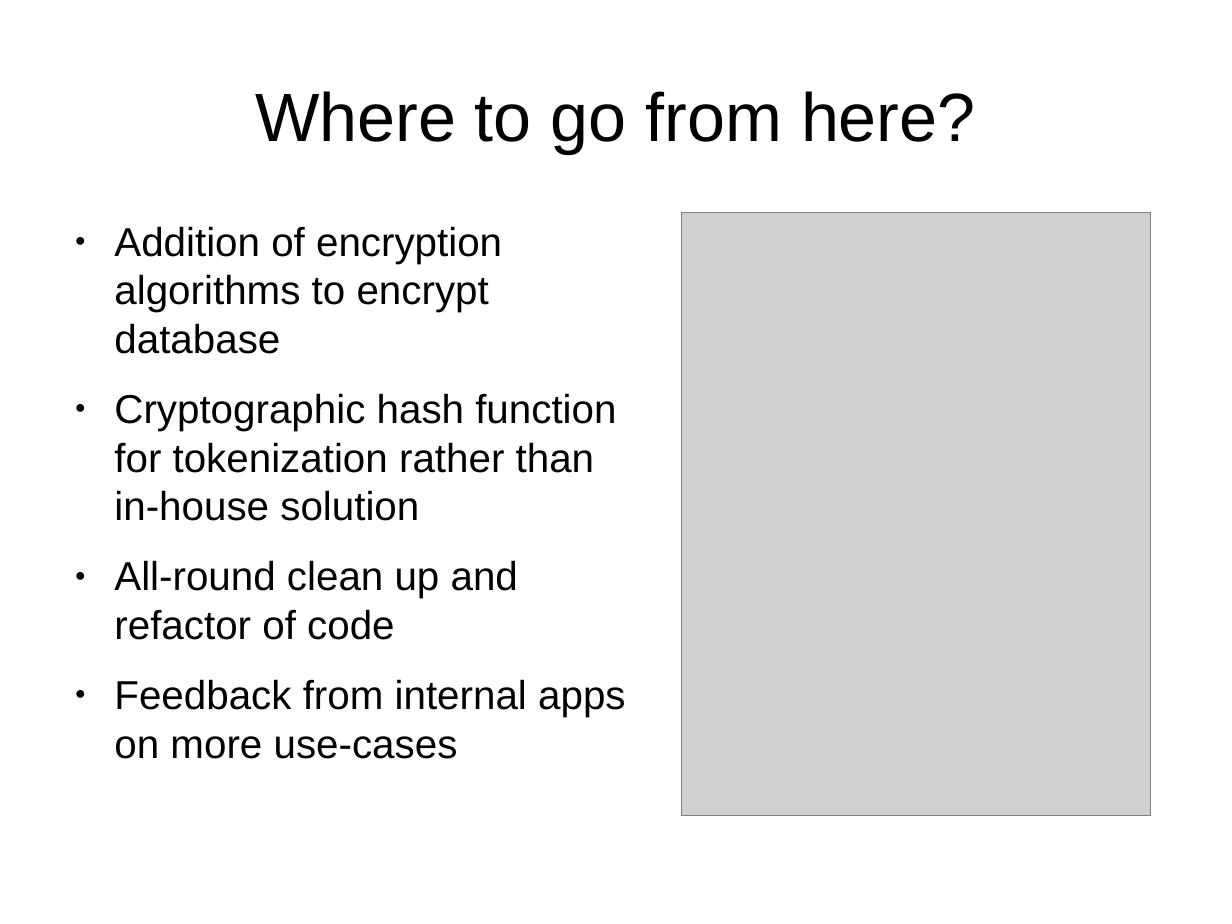
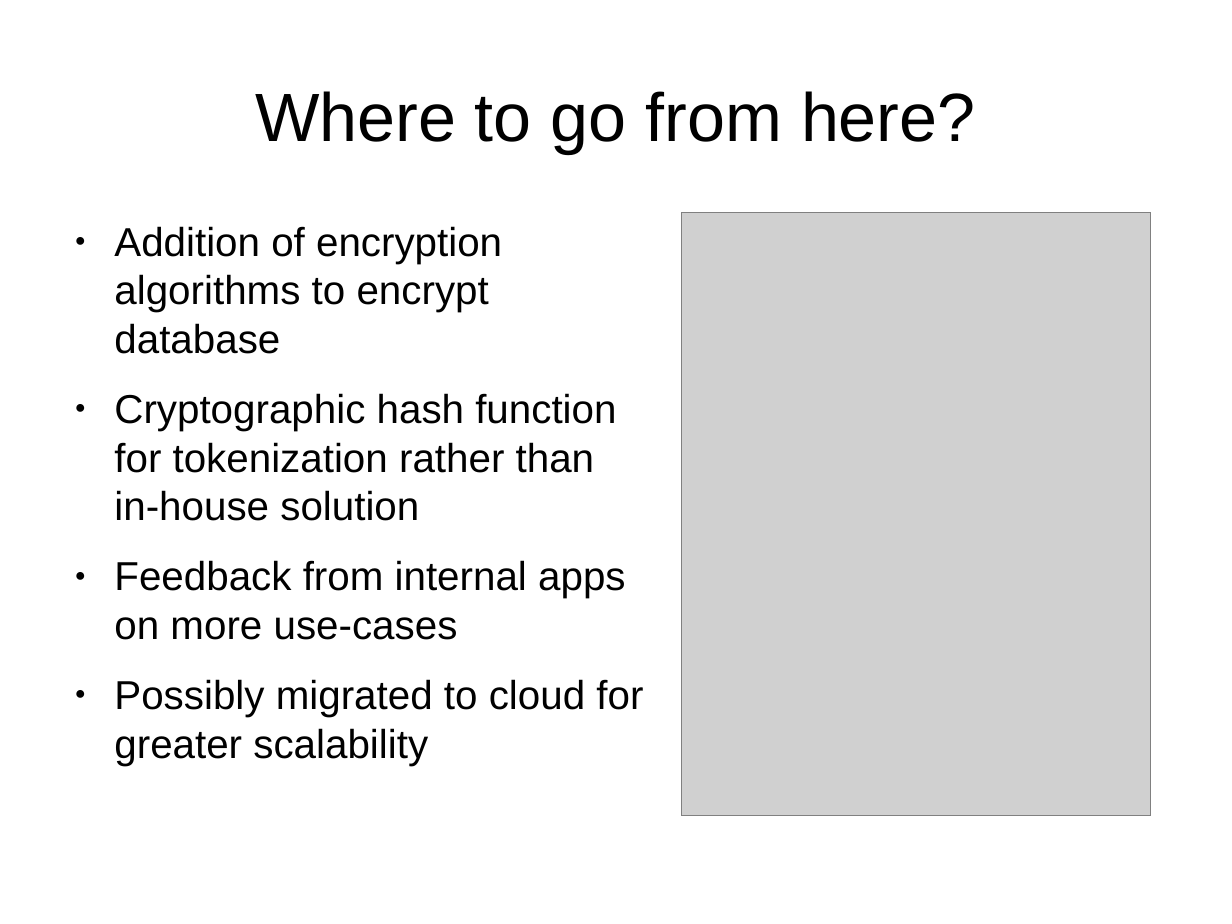
Before and after one commit to The-inside-man/tokenization-station, a slide deck: slide 6 of Presentation/TokenizationStation.odp. Drawn at 1232x924 pixels with LibreOffice and Linux fonts; fonts in the diff are those of the drawing; grey boxes stand for pictures. Boxes give left, top, right and bottom in pixels: in the first picture for what was removed or moved away, otherwise in the second. Text is boxed around its words. In the diff, an @@ line names an element or a change of style, - is before the commit and + after.

```diff
--- a/Presentation/TokenizationStation.odp
+++ b/Presentation/TokenizationStation.odp
@@ text at [114,560,518,640]: paragraph removed @@
-● All-round clean up and refactor of code
@@ text at [114,679,643,766]: paragraph added @@
+● Possibly migrated to cloud for greater scalability
```
Also in this commit, not shown: 3 other slides changed, 6 other files.
